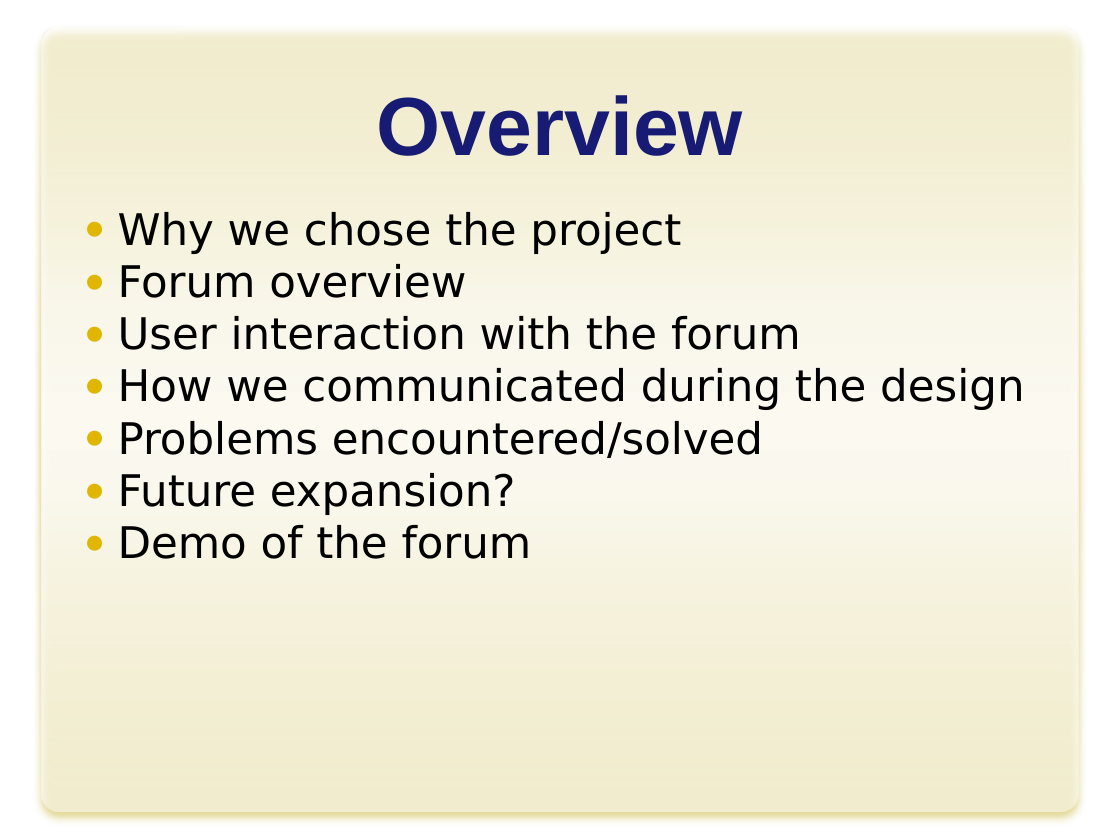
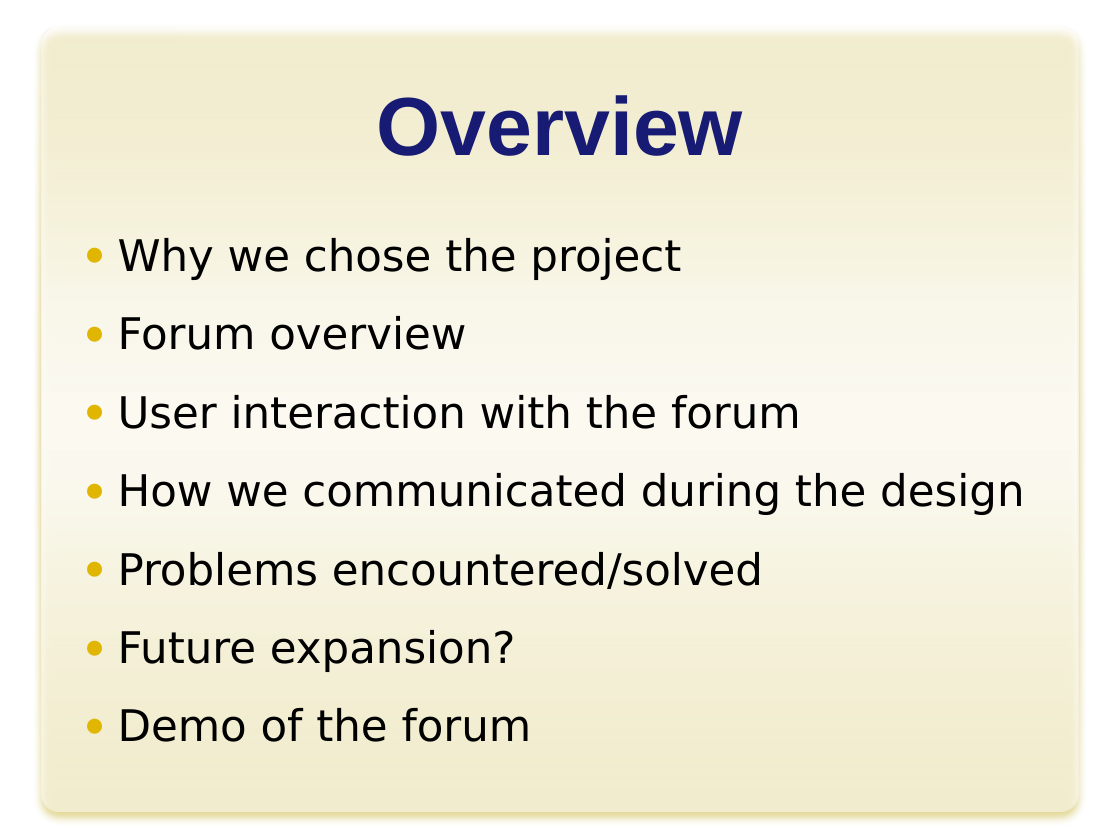
Before and after one commit to yokeholy/jin-jason-forum, a slide deck: slide 2 of J2_Forum.pptx. Drawn at 1120x840 pixels with LibreOffice and Linux fonts; fonts in the diff are those of the drawing; background and template pictures are left out. Boxes give left, top, right and bottom in pixels: in the first picture for what was removed or moved away, otherwise in the second. Text is boxed around its words. In the diff, an @@ line names an element or a change of style, - is before the commit and + after.

```diff
--- a/J2_Forum.pptx
+++ b/J2_Forum.pptx
@@ text "Why we chose the project" at <box>118,238,1024,742</box>: line spacing 1 to 1.5 @@
```
Also in this commit, not shown: 5 other slides changed.
